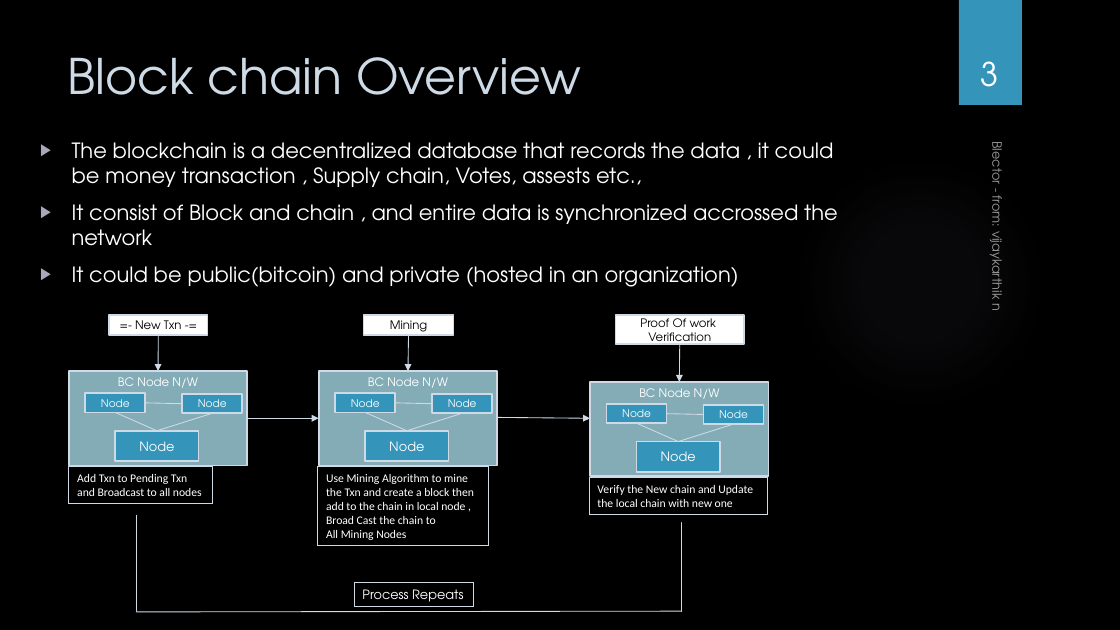
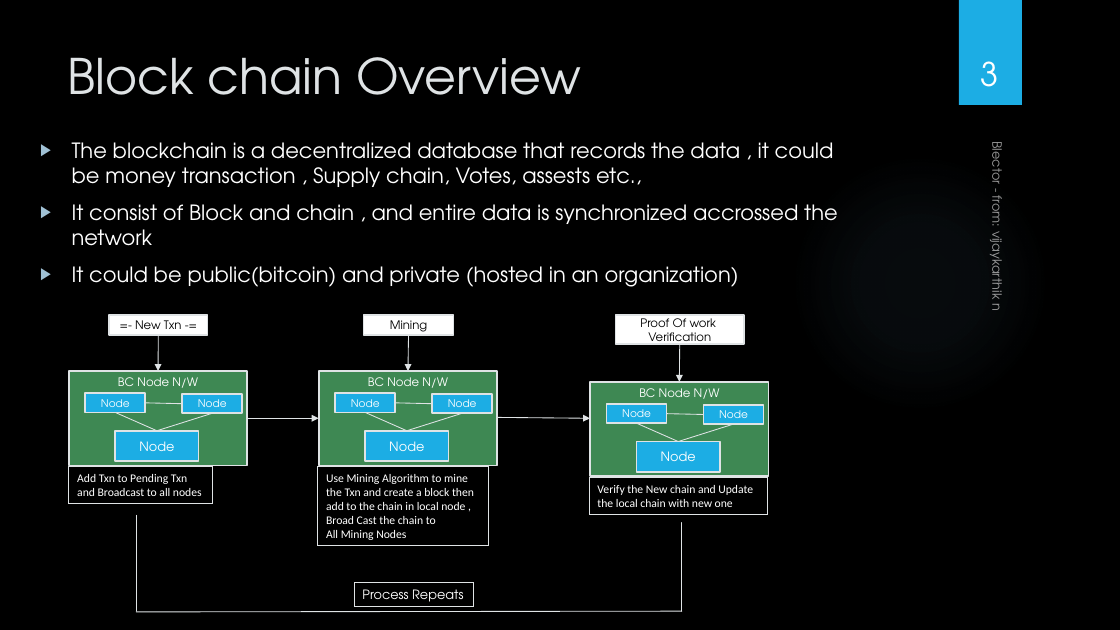
Before and after one commit to karthigowtham/block-chain-electronic-voting-reference-implementation-using-javascript, a slide deck: slide 3 of Blector.pptx. Drawn at 1120x630 pixels with LibreOffice and Linux fonts; fonts in the diff are those of the drawing; background and template pictures are left out. Boxes give left, top, right and bottom in pixels: in the first picture for what was removed or moved away, otherwise in the second. Text is boxed around its words. In the diff, an @@ line names an element or a change of style, - is before the commit and + after.

Commit message:
ppt updated

```diff
--- a/Blector.pptx
+++ b/Blector.pptx
@@ rectangle at (959,0,1022,105): fill #3494BA to #1CADE4 @@
@@ title "Block chain Overview" at (68,57,581,95): text colour #CEDBE6 to #DFE3E5 @@
@@ text "The blockchain is a decentralized ..." at (72,142,838,287): bullet colour #AAA7BC to #A0C1D5 @@
@@ outline #CEDBE6 1.5 pt to #DFE3E5 1.5 pt in 3 elements at (109,315,208,335), (364,315,454,335), (616,315,744,344) @@
@@ arrow (158, 335) - (158, 371): stroke #CEDBE6 0.75 pt to #DFE3E5 0.75 pt @@
@@ arrow (408, 335) - (408, 371): stroke #CEDBE6 0.75 pt to #DFE3E5 0.75 pt @@
@@ arrow (680, 344) - (680, 382): stroke #CEDBE6 0.75 pt to #DFE3E5 0.75 pt @@
@@ fill #84ACB6 to #3E8853; outline #CEDBE6 1.5 pt to #DFE3E5 1.5 pt in 3 elements at (69,371,248,466), (318,371,497,466), (590,382,769,477) @@
@@ line (157, 431) - (115, 413): stroke #CEDBE6 0.75 pt to #DFE3E5 0.75 pt @@
@@ line (145, 403) - (182, 404): stroke #CEDBE6 0.75 pt to #DFE3E5 0.75 pt @@
@@ line (157, 431) - (213, 413): stroke #CEDBE6 0.75 pt to #DFE3E5 0.75 pt @@
@@ arrow (247, 418) - (318, 418): stroke #CEDBE6 0.75 pt to #DFE3E5 0.75 pt @@
@@ line (407, 431) - (365, 413): stroke #CEDBE6 0.75 pt to #DFE3E5 0.75 pt @@
@@ line (396, 403) - (432, 404): stroke #CEDBE6 0.75 pt to #DFE3E5 0.75 pt @@
@@ line (407, 431) - (462, 413): stroke #CEDBE6 0.75 pt to #DFE3E5 0.75 pt @@
@@ arrow (497, 418) - (590, 418): stroke #CEDBE6 0.75 pt to #DFE3E5 0.75 pt @@
@@ line (667, 413) - (704, 414): stroke #CEDBE6 0.75 pt to #DFE3E5 0.75 pt @@
@@ fill #3494BA to #1CADE4; outline #CEDBE6 1.5 pt to #DFE3E5 1.5 pt in 9 elements at (115,431,198,461), (86,393,145,413), (182,394,242,413), (365,431,449,461), (335,393,395,413), (432,394,492,413), (637,442,720,472), (607,404,666,423), (704,405,764,424) @@
@@ line (678, 442) - (637, 423): stroke #CEDBE6 0.75 pt to #DFE3E5 0.75 pt @@
@@ line (678, 442) - (734, 424): stroke #CEDBE6 0.75 pt to #DFE3E5 0.75 pt @@
@@ line (136, 612) - (136, 515): stroke #CEDBE6 0.75 pt to #DFE3E5 0.75 pt @@
@@ line (682, 523) - (682, 612): stroke #CEDBE6 0.75 pt to #DFE3E5 0.75 pt @@
@@ outline #CEDBE6 0.75 pt to #DFE3E5 0.75 pt in 4 elements at (69,467,213,504), (318,467,488,546), (589,477,767,514), (355,582,474,607) @@
@@ line (682, 612) - (136, 612): stroke #CEDBE6 0.75 pt to #DFE3E5 0.75 pt @@
```
Also in this commit, not shown: 12 other slides changed.
